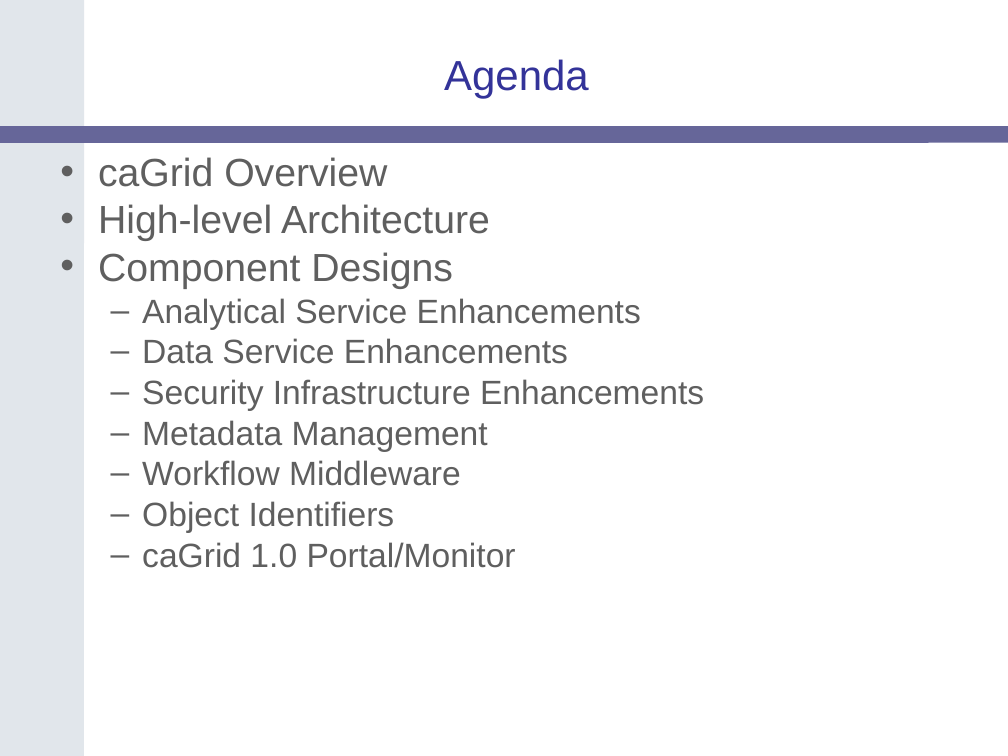
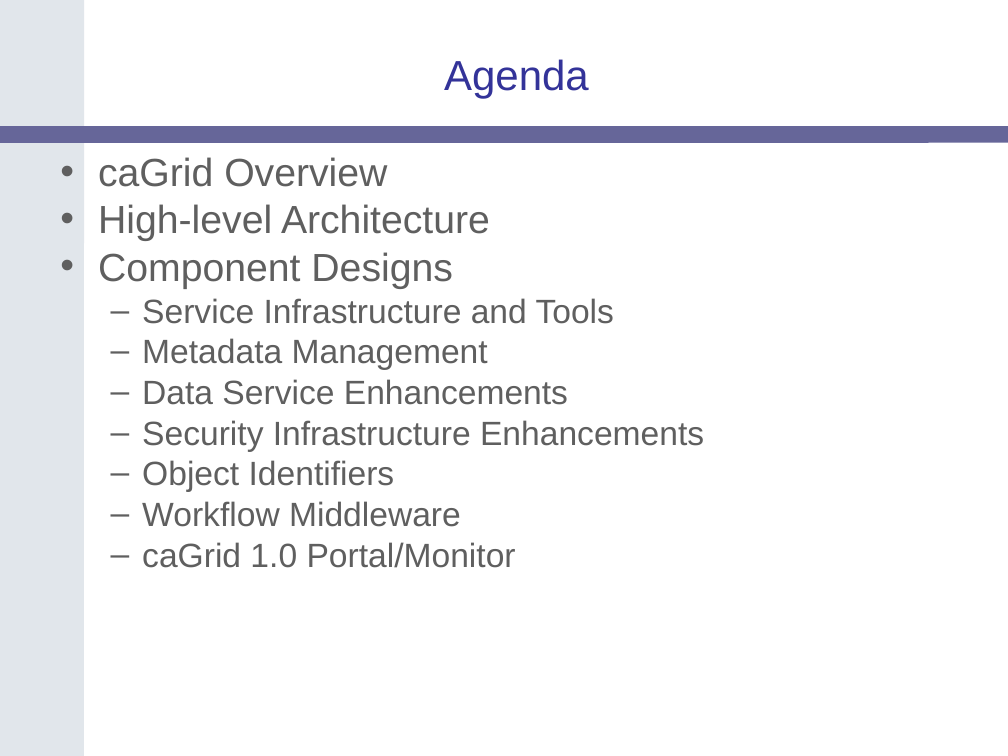
Before and after one commit to NCIP/cagrid-docs, a slide deck: slide 2 of presentations/200604_AnnualMeeting/caGrid-1.0-Architecture_caBIG-Annual-Meeting06.ppt. Drawn at 1008x756 pixels with LibreOffice and Linux fonts; fonts in the diff are those of the drawing; background and template pictures are left out. Boxes give left, top, right and bottom in pixels: in the first picture for what was removed or moved away, otherwise in the second. Text is boxed around its words. In the diff, an @@ line names an element or a change of style, - is before the commit and + after.

```diff
--- a/presentations/200604_AnnualMeeting/caGrid-1.0-Architecture_caBIG-Annual-Meeting06.ppt
+++ b/presentations/200604_AnnualMeeting/caGrid-1.0-Architecture_caBIG-Annual-Meeting06.ppt
@@ text at box(142, 298, 614, 370): text changed @@
-  – Analytical Service Enhancements
+  – Service Infrastructure and Tools
+  – Metadata Management
@@ text at box(142, 460, 395, 492): text changed @@
-  – Metadata Management
+  – Object Identifiers
@@ text at box(142, 501, 395, 533): paragraph removed @@
-  – Object Identifiers
```
Also in this commit, not shown: 1 other slide changed, 7 slides added, 1 slide removed, 1 other file.
